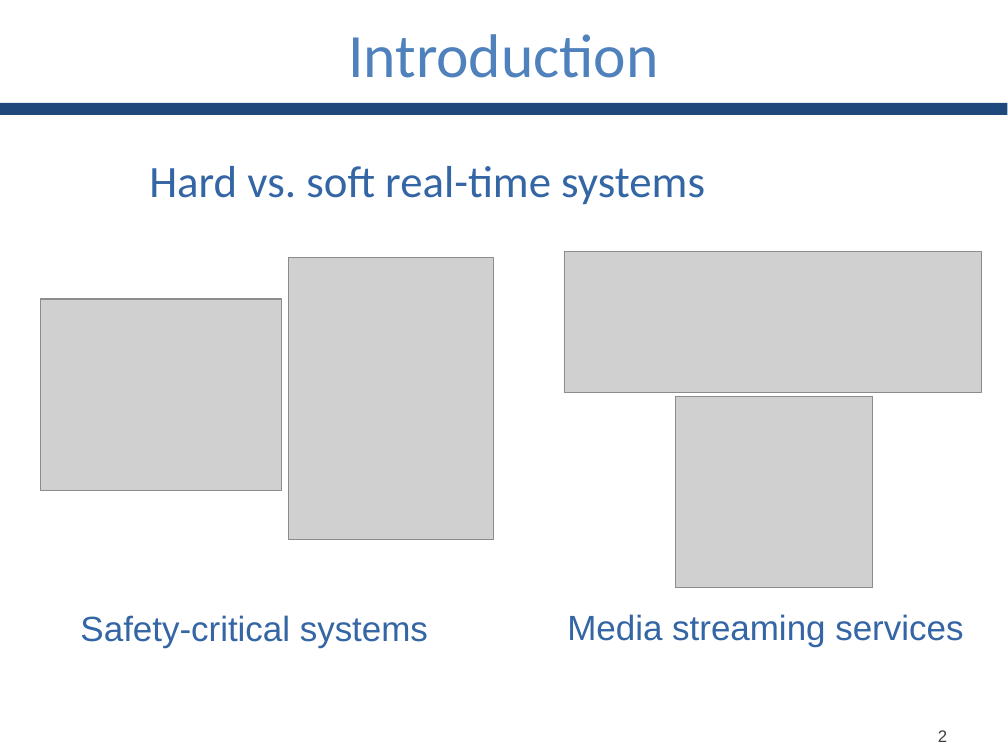
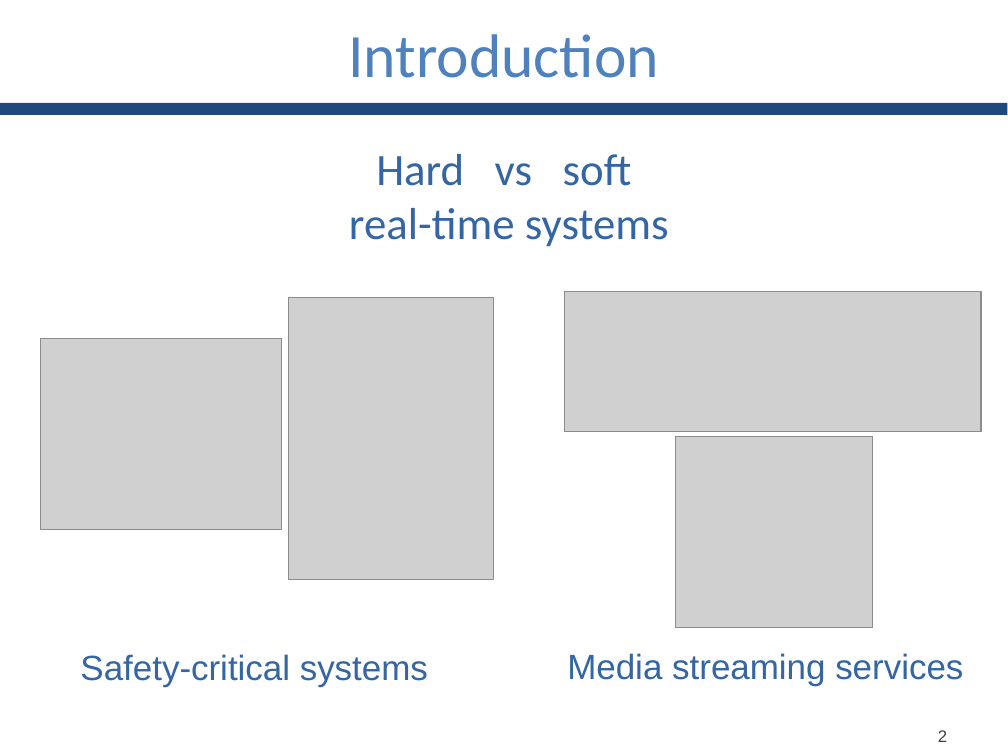
Before and after one commit to GianlucaBortoli/bachelorThesis, a slide deck: slide 3 of slides/slides.pptx. Drawn at 1008x756 pixels with LibreOffice and Linux fonts; fonts in the diff are those of the drawing; grey boxes stand for pictures. Boxes give left, top, right and bottom in pixels: in the first picture for what was removed or moved away, otherwise in the second. Text is boxed around its words. In the diff, an @@ line names an element or a change of style, - is before the commit and + after.

```diff
--- a/slides/slides.pptx
+++ b/slides/slides.pptx
@@ text at [349,154,669,247]: text changed @@
-Hard vs. soft real-time systems
+Hard vs soft
+real-time systems
@@ 4 pictures, 2 texts: place and size @@
-4 pictures, 2 texts at [40,252,981,648]
+4 pictures, 2 texts at [40,291,981,687]
```
Also in this commit, not shown: 6 other slides changed, 4 slides added, 3 slides removed.
